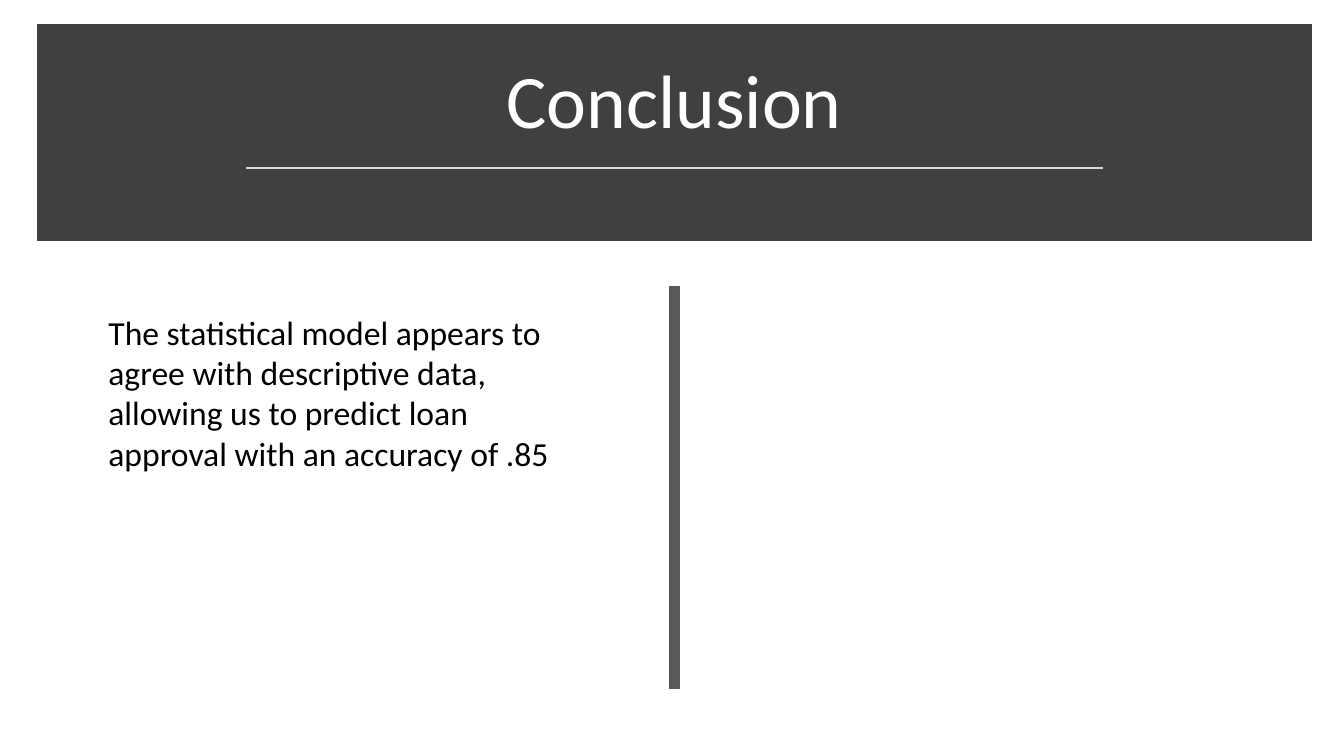
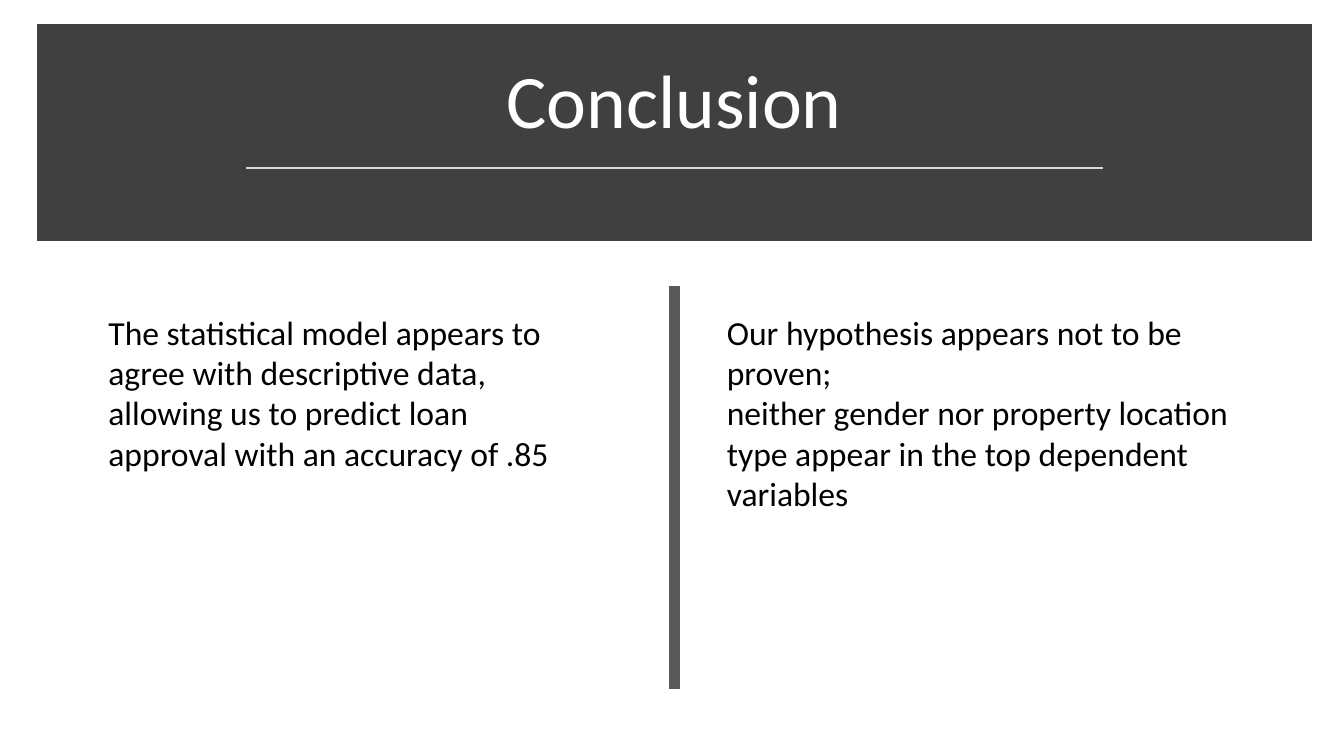
Before and after one commit to diazdez/Project-3, a slide deck: slide 10 of Loan approval project 3.pptx (slide 12 before the commit). Drawn at 1344x756 pixels with LibreOffice and Linux fonts; fonts in the diff are those of the drawing. Boxes give left, top, right and bottom in pixels: in the first picture for what was removed or moved away, otherwise in the second. Text is boxed around its words. In the diff, an @@ line names an element or a change of style, - is before the commit and + after.

```diff
--- a/Loan approval project 3.pptx
+++ b/Loan approval project 3.pptx
@@ text added at (x1=727, y1=321, x2=1228, y2=507), 24 pt, text #000000 @@
+Our hypothesis appears not to be proven;
+neither gender nor property location type appear in the top dependent variables
```
Also in this commit, not shown: 2 slides added, 1 slide removed, 19 other files.
